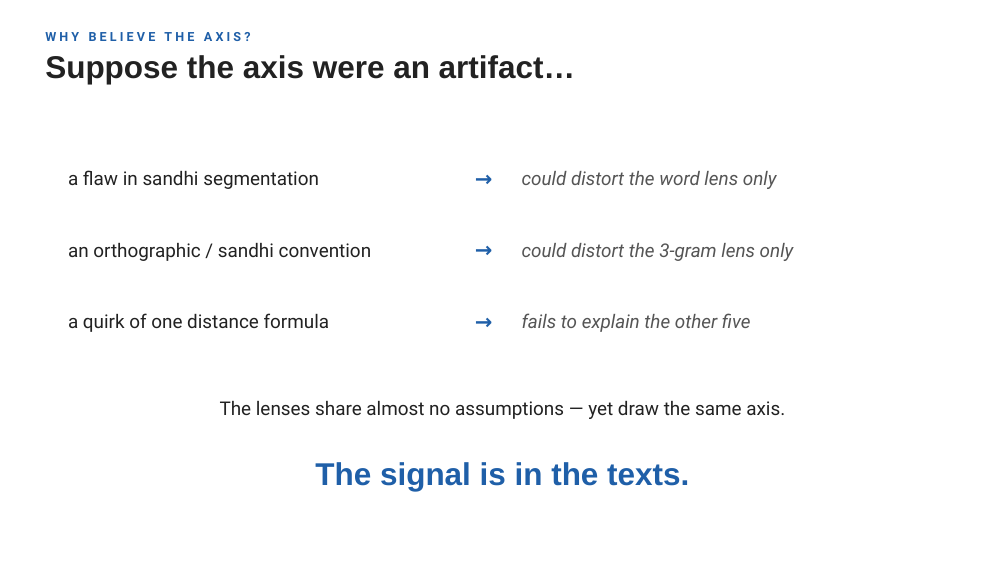
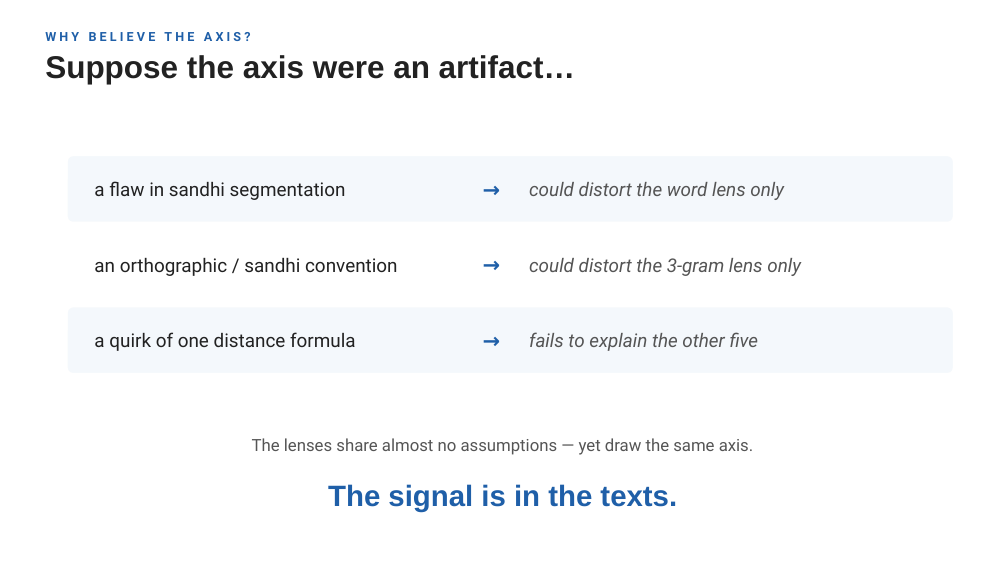
Before and after one commit to kengoharimoto/stylometry-experiments, a slide deck: slide 17 of materials/presentation_2026/chronology_stratification.pptx. Drawn at 1008x567 pixels with LibreOffice and Linux fonts; fonts in the diff are those of the drawing. Boxes give left, top, right and bottom in pixels: in the first picture for what was removed or moved away, otherwise in the second. Text is boxed around its words. In the diff, an @@ line names an element or a change of style, - is before the commit and + after.

```diff
--- a/materials/presentation_2026/chronology_stratification.pptx
+++ b/materials/presentation_2026/chronology_stratification.pptx
@@ rounded rectangle added at (x1=68, y1=157, x2=953, y2=222), fill #F4F8FC, outline #F4F8FC 0.25 pt @@
@@ text "a flaw in sandhi segmentation" moved from (x1=68, y1=170, x2=319, y2=189) to (x1=94, y1=181, x2=346, y2=200) @@
@@ text "→" moved from (x1=461, y1=151, x2=507, y2=204) to (x1=469, y1=163, x2=514, y2=216) @@
@@ text "could distort the word lens ..." moved from (x1=522, y1=171, x2=777, y2=189) to (x1=529, y1=182, x2=784, y2=200) @@
@@ text "an orthographic / sandhi convention" moved from (x1=68, y1=243, x2=372, y2=261) to (x1=94, y1=258, x2=398, y2=276) @@
@@ text "→" moved from (x1=461, y1=223, x2=507, y2=276) to (x1=469, y1=238, x2=514, y2=291) @@
@@ text "could distort the 3-gram lens ..." moved from (x1=522, y1=243, x2=794, y2=261) to (x1=529, y1=258, x2=801, y2=276) @@
@@ rounded rectangle added at (x1=68, y1=308, x2=953, y2=373), fill #F4F8FC, outline #F4F8FC 0.25 pt @@
@@ text "a quirk of one distance ..." moved from (x1=68, y1=313, x2=330, y2=332) to (x1=94, y1=332, x2=356, y2=351) @@
@@ text "→" moved from (x1=461, y1=295, x2=507, y2=348) to (x1=469, y1=314, x2=514, y2=367) @@
@@ text "fails to explain the other ..." moved from (x1=522, y1=313, x2=751, y2=332) to (x1=529, y1=332, x2=759, y2=351) @@
@@ text "The lenses share almost no ..." moved from (x1=220, y1=401, x2=785, y2=419) to (x1=252, y1=438, x2=754, y2=455) @@
@@ text "The lenses share almost no ..." at (x1=252, y1=438, x2=754, y2=455): size 18 to 16 pt, text colour #222222 to #555555 @@
@@ text "The signal is in the ..." moved from (x1=315, y1=462, x2=689, y2=491) to (x1=328, y1=484, x2=677, y2=512) @@
@@ text "The signal is in the ..." at (x1=328, y1=484, x2=677, y2=512): size 30 to 28 pt @@
```
Also in this commit, not shown: 14 other slides changed, 1 other file.
